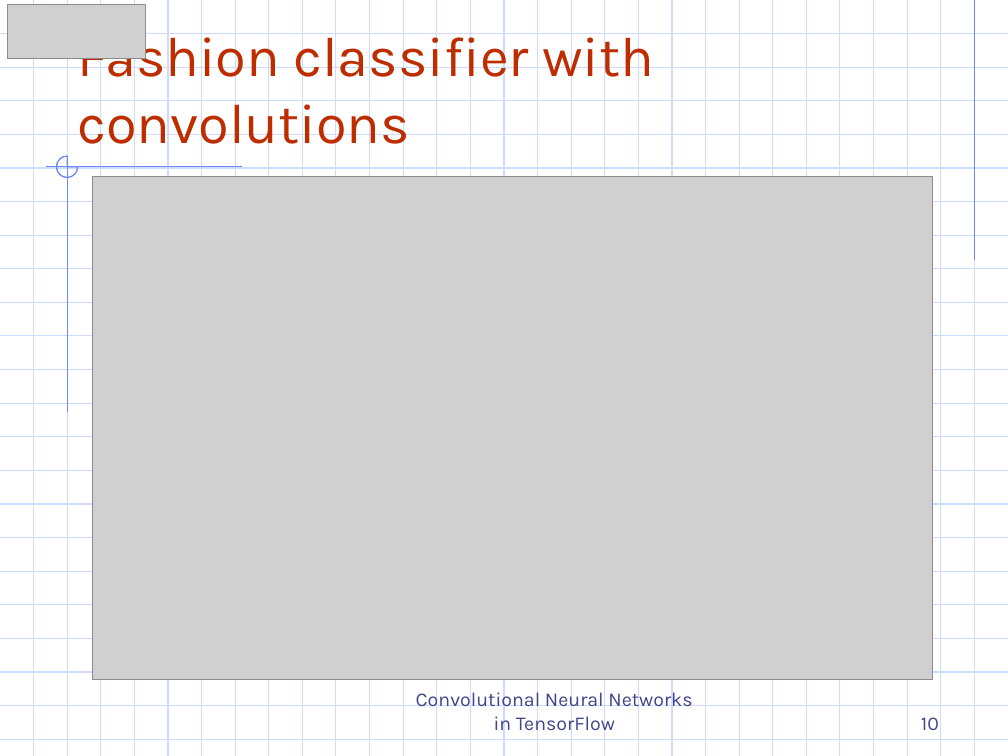
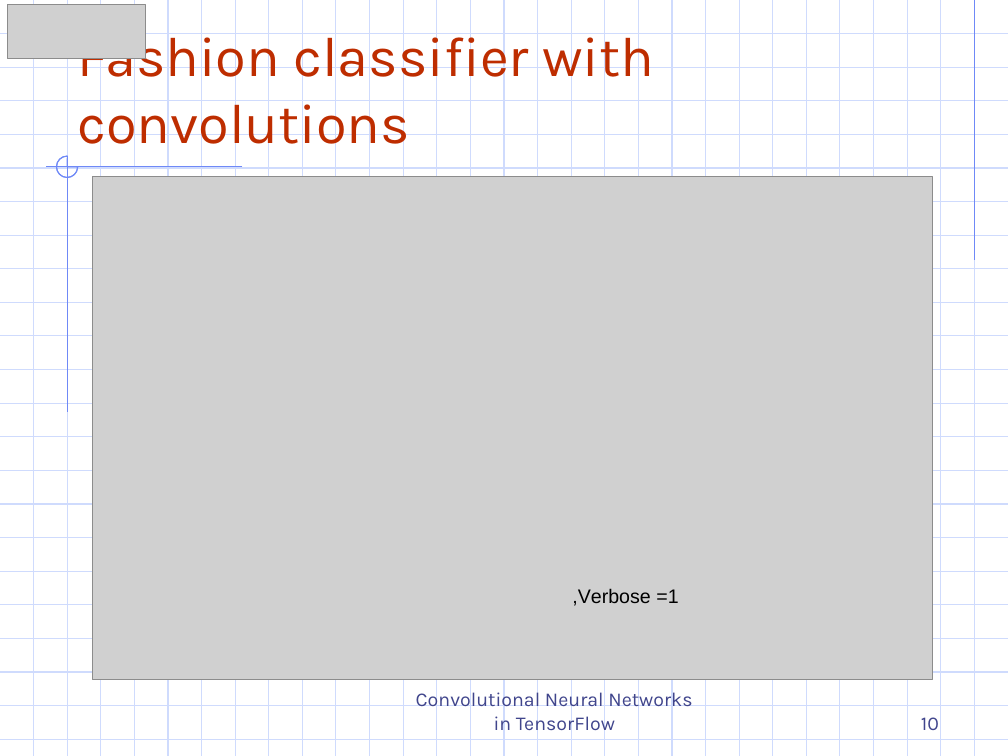
Before and after one commit to DazielNguyen/DAT301m, a slide deck: slide 10 of slide/1.5 Understand Convolutional Neural Networks in TensorFlow.pptx. Drawn at 1008x756 pixels with LibreOffice and Linux fonts; fonts in the diff are those of the drawing; grey boxes stand for pictures. Boxes give left, top, right and bottom in pixels: in the first picture for what was removed or moved away, otherwise in the second. Text is boxed around its words. In the diff, an @@ line names an element or a change of style, - is before the commit and + after.

```diff
--- a/slide/1.5 Understand Convolutional Neural Networks in TensorFlow.pptx
+++ b/slide/1.5 Understand Convolutional Neural Networks in TensorFlow.pptx
@@ text added at [572, 588, 678, 606], 14 pt, text #000000 @@
+,Verbose =1
```
Also in this commit, not shown: 6 other files.
